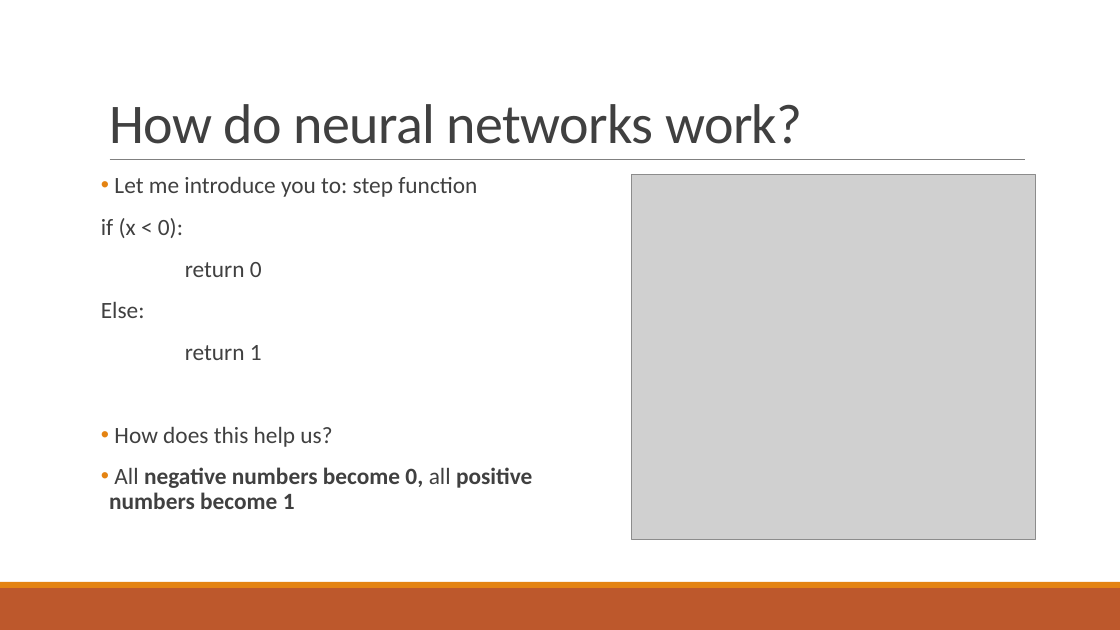
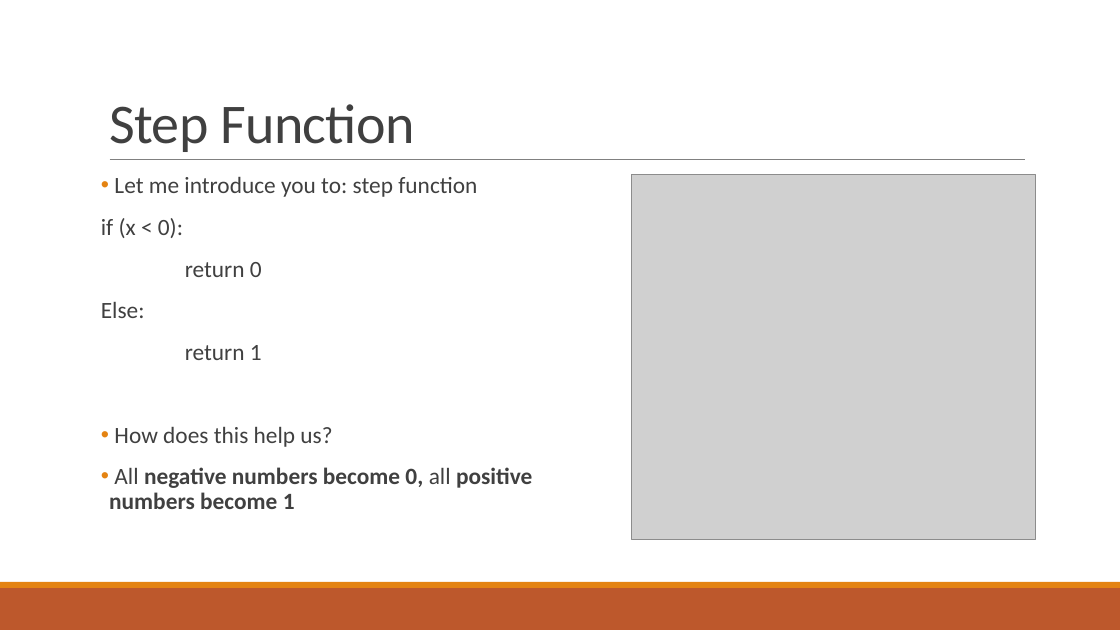
Before and after one commit to santacml/Keras_Talk_IEEE, a slide deck: slide 10 of Talk Files/Yet Another Neural Network Intro (YANNI).pptx. Drawn at 1120x630 pixels with LibreOffice and Linux fonts; fonts in the diff are those of the drawing; grey boxes stand for pictures. Boxes give left, top, right and bottom in pixels: in the first picture for what was removed or moved away, otherwise in the second. Text is boxed around its words. In the diff, an @@ line names an element or a change of style, - is before the commit and + after.

```diff
--- a/Talk Files/Yet Another Neural Network Intro (YANNI).pptx
+++ b/Talk Files/Yet Another Neural Network Intro (YANNI).pptx
@@ title at (109,104,415,152): text changed @@
-How do neural networks work?
+Step Function
```
Also in this commit, not shown: 14 other slides changed, 4 slides added.
